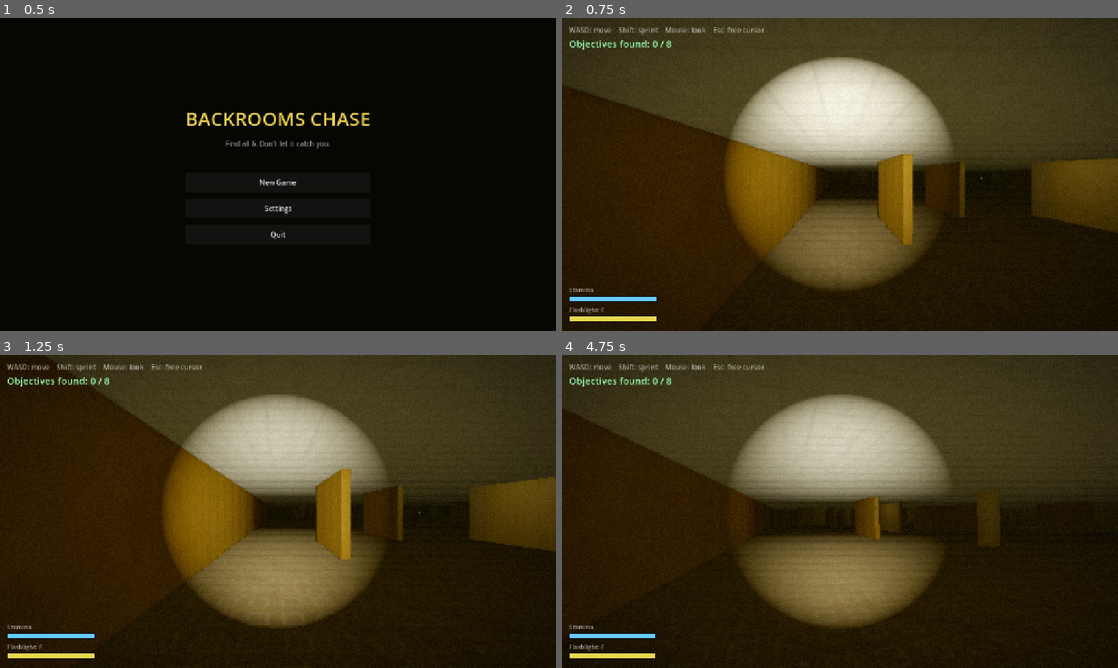
Above: before the commit, frames 1-4 (two rows, left to right).
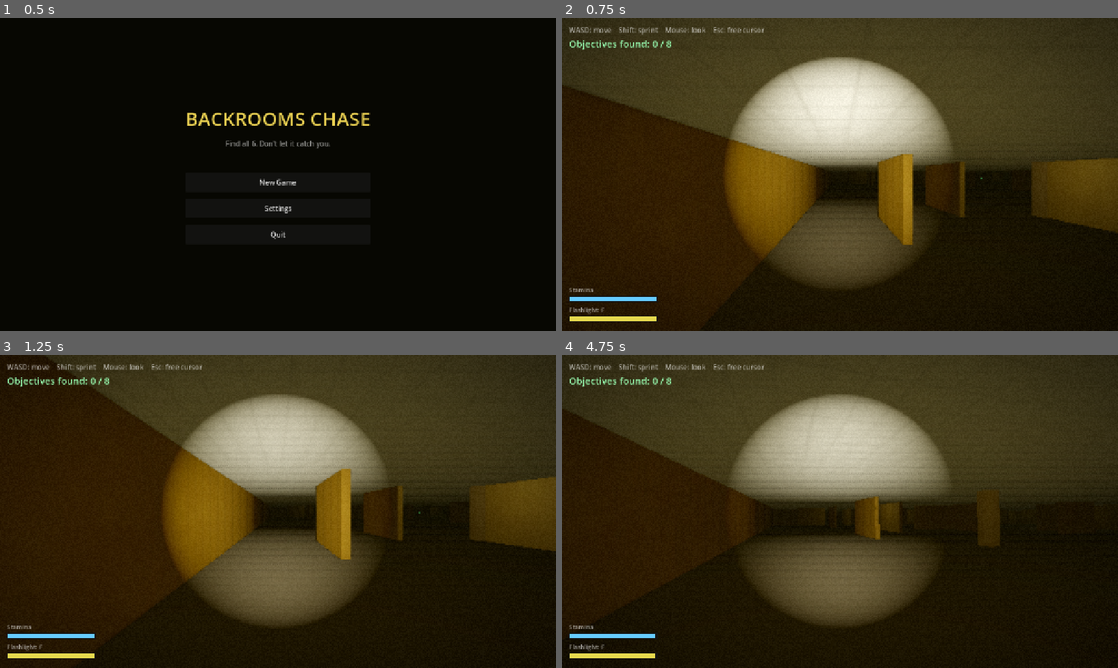
Above: after the commit, the same moments.

Repository: moorejasper060-oss/backrooms-chase
Game: Godot game, scene res://menu.tscn
Two runs of this game, one before a commit and one after it. Both use one fixed random seed, a clock stepped at 60 frames per second and the inputs below.
Inputs (mouse positions are in pixels of both pictures, inside the frame that each line leads up to):
- Up to frame 1 (0.5 s): no input
- Up to frame 2 (0.75 s): click "New Game" at 0.5 s
- Up to frame 3 (1.25 s): no input
- Up to frame 4 (4.75 s): tap Enter (ui_accept) at 1.25, 1.52, 2.27, 3.77, 4.52 s; move the mouse to (867, 511) at 1.27 s; hold F (flashlight) 1.28-2.03 s; hold W (move_forward) from 1.28 s (still down); move the mouse to (812, 511) at 2.02 s; tap E (interact) at 2.1 s; move the mouse to (851, 505) at 2.77 s; hold Shift (sprint) 2.78-3.53 s; move the mouse to (834, 517) at 3.52 s; tap R at 3.6 s; move the mouse to (878, 514) at 4.27 s; hold F (flashlight) from 4.28 s (still down)

Frame 1 is identical in both runs. In frame 2, 4.0% of the frame differs, in the area x 36-64%, y 42-86%; in frame 3, 6.2%, in the area x 34-67%, y 56-87%; in frame 4, 6.1%.

Commit message:
Graphics: upgrade environment textures (2K) + Backrooms two-tone
- Bumped wall/floor/ceiling textures to 2K for crispness
- Swapped the plain light carpet for a woven carpet (Carpet014), tinted a
  muted grey-beige so the floor contrasts the yellow walls instead of blending
  into one flat yellow
- Larger tiling scale (less obvious repetition) + stronger normal relief

Co-Authored-By: Claude Opus 4.8 (1M context) <noreply@anthropic.com>

Diff:
--- a/world.gd
+++ b/world.gd
@@ -147,14 +147,15 @@
 func _make_materials() -> void:
 	# Real CC0 PBR texture sets (ambientCG), triplanar world-mapped so they tile
 	# seamlessly across every box regardless of size.
-	_mat_wall = _pbr_material("res://textures/wall_", false, Vector3(0.4, 0.4, 0.4))
+	_mat_wall = _pbr_material("res://textures/wall_", false, Vector3(0.3, 0.3, 0.3))
 	_mat_wall.albedo_color = Color(0.86, 0.72, 0.33)   # tint plaster -> backrooms yellow
 
-	_mat_floor = _pbr_material("res://textures/floor_", true, Vector3(0.45, 0.45, 0.45))
-
-	_mat_ceiling = _pbr_material("res://textures/ceiling_", true, Vector3(0.4, 0.4, 0.4))
-
-	_mat_pillar = _pbr_material("res://textures/wall_", false, Vector3(0.45, 0.45, 0.45))
+	_mat_floor = _pbr_material("res://textures/floor_", false, Vector3(0.5, 0.5, 0.5))
+	_mat_floor.albedo_color = Color(0.55, 0.52, 0.46)  # muted grey-beige carpet, contrasts the yellow walls
+
+	_mat_ceiling = _pbr_material("res://textures/ceiling_", true, Vector3(0.35, 0.35, 0.35))
+
+	_mat_pillar = _pbr_material("res://textures/wall_", false, Vector3(0.32, 0.32, 0.32))
 	_mat_pillar.albedo_color = Color(0.82, 0.70, 0.42)
 
 ## Builds a StandardMaterial3D from a CC0 set named `<prefix>color/normal/rough
@@ -168,7 +169,7 @@
 	if nrm:
 		m.normal_enabled = true
 		m.normal_texture = nrm
-		m.normal_scale = 1.0
+		m.normal_scale = 1.3
 	var rgh := _load_tex(prefix + "rough.jpg")
 	if rgh:
 		m.roughness_texture = rgh
Binary file changed: textures/ceiling_ao.jpg
Binary file changed: textures/ceiling_color.jpg
Binary file removed: textures/ceiling_normal.jpg
Binary file changed: textures/ceiling_rough.jpg
Binary file removed: textures/floor_ao.jpg
Binary file removed: textures/floor_color.jpg
Binary file removed: textures/floor_normal.jpg
Binary file changed: textures/wall_color.jpg
Binary file removed: textures/wall_normal.jpg
Binary file changed: textures/wall_rough.jpg
